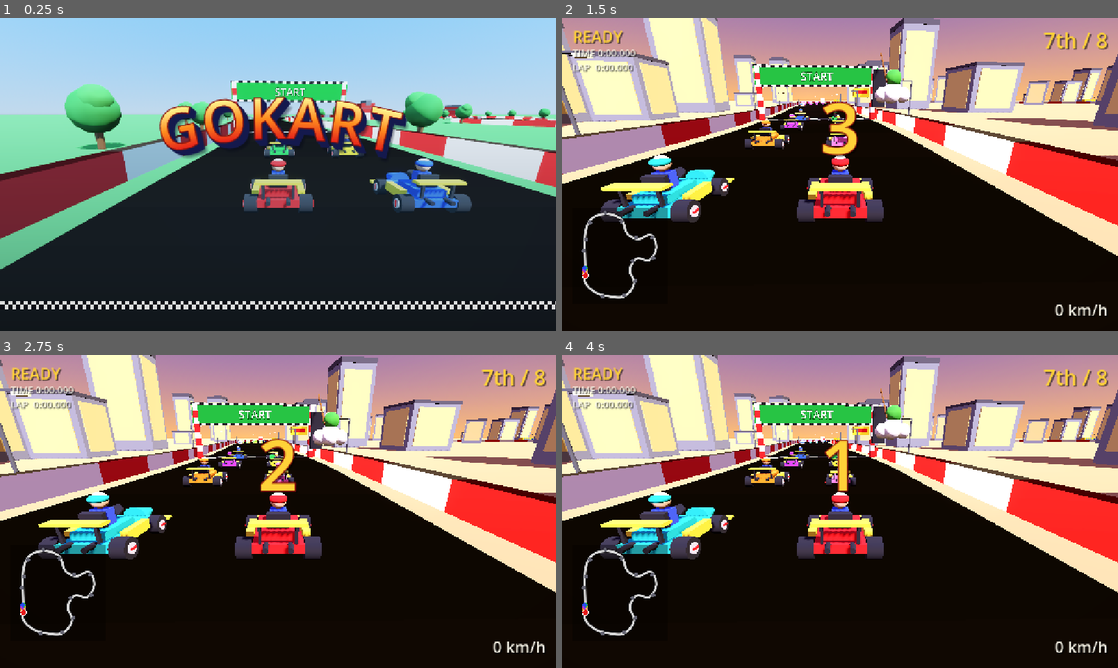
Above: before the commit, frames 1-4 (two rows, left to right).
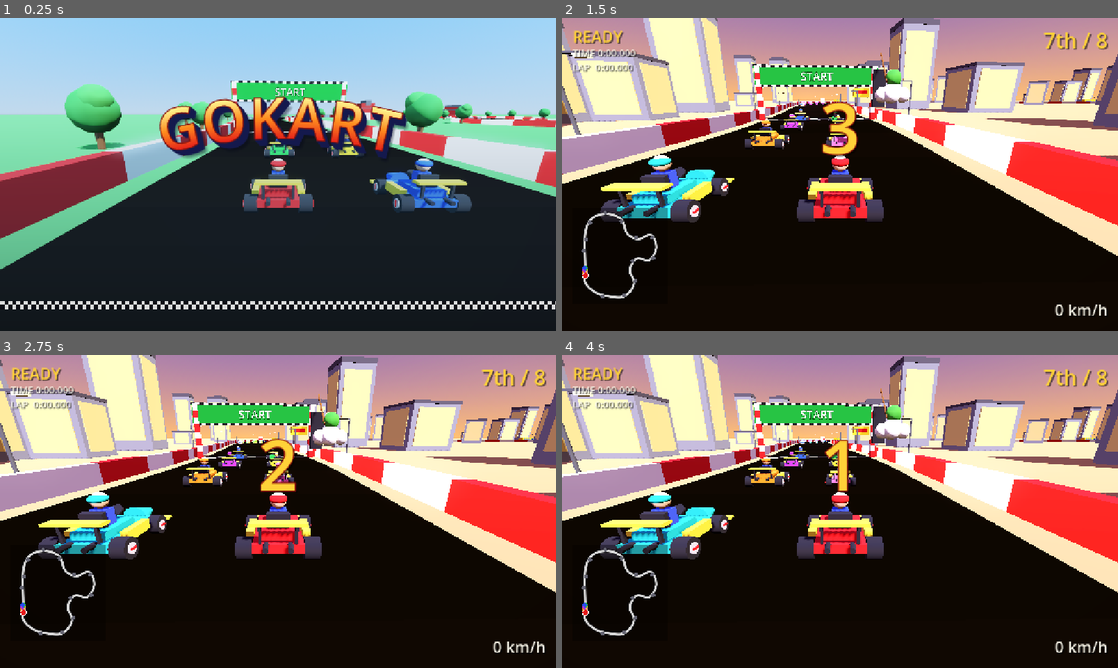
Above: after the commit, the same moments.

Repository: AgentiLoop/GoKart
Game: Godot game, scene res://scenes/menu.tscn
Same seed, same stepped clock (60 frames per second), same inputs: the game is played once before the commit and once after it.
Inputs (mouse positions are in pixels of both pictures, inside the frame that each line leads up to):
- Up to frame 1 (0.25 s): no input
- Up to frame 2 (1.5 s): tap Enter at 0.5, 1.25 s; move the mouse to (962, 158) at 0.52 s; hold D (steer_right) 0.53-1.28 s; hold Space (drift) 0.53-1.28 s; click (962, 158) at 0.67 s; move the mouse to (728, 190) at 1.27 s; hold S (brake) from 1.28 s (still down); tap E (use_item) at 1.35 s
- Up to frame 3 (2.75 s): move the mouse to (333, 442) at 2.02 s; release S (brake) at 2.03 s; hold D (steer_right) from 2.03 s (still down); tap Q (use_item_alt) at 2.1 s
- Up to frame 4 (4 s): move the mouse to (812, 574) at 2.77 s; release D (steer_right) at 2.78 s; hold W (accelerate) 2.78-3.53 s; tap Enter at 2.85 s; click (812, 574) at 2.92 s; move the mouse to (1006, 558) at 3.52 s; hold A (steer_left) from 3.53 s (still down); tap Keypad Enter at 3.6 s

The runs differ from the first frame. In frame 1, 0.9% of the frame differs, in the area x 0-100%, y 30-53%; in frame 2, 0.8%; in frame 3, 0.7%; in frame 4, 0.7%.

Commit message:
Wall tops are lit like the sides: the top quad was wound back-to-front, so the two-sided material flipped its normal downward and the tops only got ambient light (dark); measured top luminance 0.18 -> 0.83

Diff:
--- a/scripts/track.gd
+++ b/scripts/track.gd
@@ -143,7 +143,9 @@
 			var rn: Vector3 = data.right_of(i)
 			_wall_quad(st, outer[i], outer[j], outer[j] + h, outer[i] + h, rn, col)
 			_wall_quad(st, inner[j], inner[i], inner[i] + h, inner[j] + h, -rn, col)
-			_wall_quad(st, inner[i] + h, outer[i] + h, outer[j] + h, inner[j] + h, Vector3.UP, col)
+			# wound so the top is front-facing from above: a back-facing top gets its normal flipped
+			# downward by the two-sided material and is lit by ambient only (dark tops)
+			_wall_quad(st, inner[i] + h, inner[j] + h, outer[j] + h, outer[i] + h, Vector3.UP, col)
 			# Convex prism per segment sharing its corner vertices with the neighbours: seamless collision.
 			var cs := CollisionShape3D.new()
 			var shape := ConvexPolygonShape3D.new()
